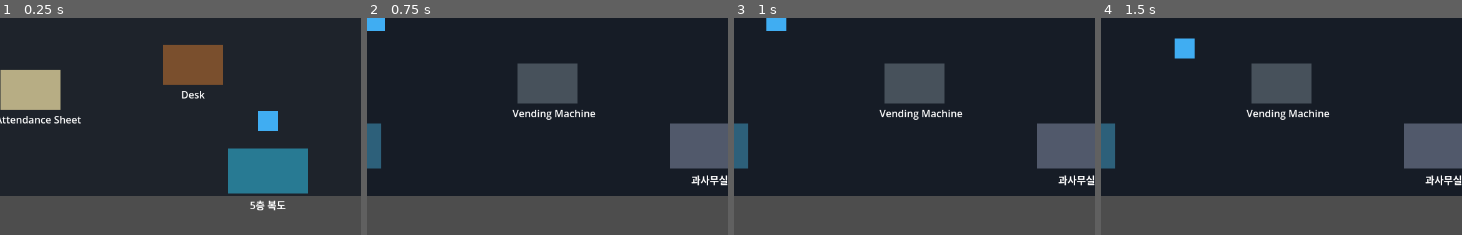
Above: before the commit, frames 1-4 (left to right).
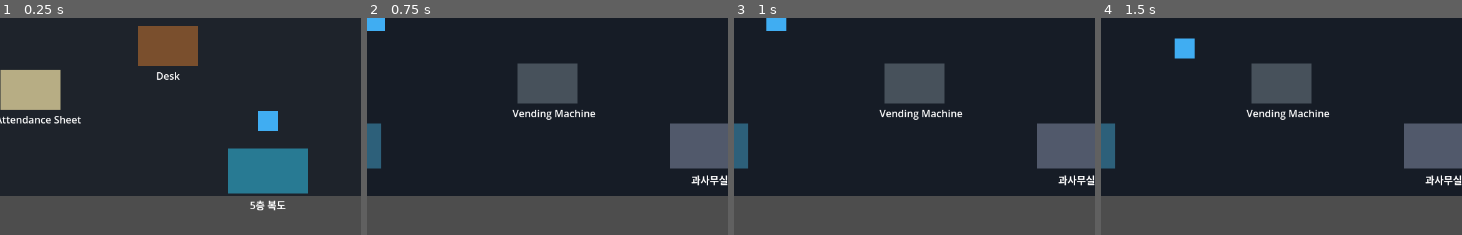
Above: after the commit, the same moments.

Repository: jeongiryang/3am-computer-science-mystery-room
Game: Godot game, scene res://scenes/main/Main.tscn
The game is run twice, just before and just after one commit, with the same random seed, the same clock (stepped at 60 frames per second) and the same inputs.
Inputs:
- Up to frame 1 (0.25 s): no input
- Up to frame 2 (0.75 s): tap Enter at 0.5 s; hold D (move_right) from 0.53 s (still down); hold E (interact) from 0.53 s (still down)
- Up to frame 3 (1 s): keep holding D (move_right); keep holding E (interact)
- Up to frame 4 (1.5 s): release D (move_right) at 1.28 s; release E (interact) at 1.28 s; hold S (move_down) from 1.28 s (still down); tap E (interact) at 1.35 s
The pictures show only the part of the screen within x 17-67%, y 49-99%; the shares and areas given below are measured in that part.

The runs differ from the first frame. In frame 1, 4.4% of the frame differs, in the area x 38-62%, y 3-38%; in frame 2, nothing differs; in frame 3, nothing differs; in frame 4, nothing differs.

Commit message:
[fix] 멀티룸 콘텐츠 - 조사 텍스트와 동선 QA 정리

Diff:
--- a/scenes/rooms/DepartmentOffice.tscn
+++ b/scenes/rooms/DepartmentOffice.tscn
@@ -58,7 +58,7 @@
 position = Vector2(380, 220)
 object_id = "office_notice_board"
 object_name = "Notice Board"
-inspection_text = "공지판에는 1층 실습실 예약표와 서버 점검 시간이 겹쳐 붙어 있다. 55110 예약 칸만 검은 펜으로 두 번 표시되어 있다."
+inspection_text = "공지판의 1층 실습실 예약표에서 55110 칸만 검은 펜으로 두 번 표시되어 있다."
 repeat_inspection_text = "공지판은 55110에서 후반 단서를 찾으라는 표시처럼 보인다."
 is_progress_clue = true
 state_key = "has_seen_office_notice_55110"
@@ -85,7 +85,7 @@
 visual_color = Color(0.16, 0.42, 0.56, 1)
 
 [node name="Phone" parent="Inspectables" instance=ExtResource("1_inspectable_object")]
-position = Vector2(300, 440)
+position = Vector2(300, 330)
 object_id = "office_phone"
 object_name = "Phone"
 inspection_text = "전화기 수화기에서 작은 잡음이 난다. 끊어진 안내 방송처럼 '1층... 실습실...'이라는 말만 반복된다."
--- a/scenes/rooms/Hallway5F.tscn
+++ b/scenes/rooms/Hallway5F.tscn
@@ -58,7 +58,7 @@
 position = Vector2(340, 220)
 object_id = "floor_map_5f"
 object_name = "5F Map"
-inspection_text = "5층 안내판에는 55516과 과사무실 방향이 흐릿하게 표시되어 있다. 과사무실 옆에는 누군가 붉은 펜으로 원을 그려 두었다."
+inspection_text = "5층 안내판에는 55516과 과사무실 방향이 표시되어 있다. 과사무실 옆에는 붉은 원이 그려져 있다."
 repeat_inspection_text = "안내판은 과사무실로 이어지는 동선을 계속 가리키고 있다."
 is_progress_clue = true
 state_key = "has_seen_hallway_floor_map"
@@ -68,7 +68,7 @@
 position = Vector2(940, 200)
 object_id = "hallway_cctv"
 object_name = "CCTV"
-inspection_text = "복도 CCTV의 작은 상태등이 일정한 간격으로 깜빡인다. 렌즈가 55516 문과 과사무실 문 사이만 반복해서 움직인다."
+inspection_text = "CCTV 렌즈가 55516 문과 과사무실 문 사이만 반복해서 움직인다."
 repeat_inspection_text = "CCTV는 같은 구간만 감시한다. 누군가 그 동선을 의도적으로 남긴 것 같다."
 is_progress_clue = true
 state_key = "has_seen_hallway_cctv"
--- a/scenes/rooms/MainBuildingLobby.tscn
+++ b/scenes/rooms/MainBuildingLobby.tscn
@@ -57,9 +57,9 @@
 [node name="BuildingGuide" parent="Inspectables" instance=ExtResource("1_inspectable_object")]
 position = Vector2(380, 220)
 object_id = "lobby_building_guide"
-object_name = "Building Guide"
-inspection_text = "중앙 안내판에는 서버실 위치가 검은 테이프로 가려져 있다. 테이프 가장자리 아래로 'restricted access' 문구가 보인다."
-repeat_inspection_text = "가려진 서버실 표시는 로비 오른쪽 제한 구역과 연결되어 있다."
+object_name = "Building Map"
+inspection_text = "중앙 안내도에서 서버실 위치는 검은 테이프로 가려져 있다."
+repeat_inspection_text = "가려진 서버실 표시는 로비 오른쪽 제한 구역과 이어진다."
 is_progress_clue = true
 state_key = "has_seen_lobby_building_guide"
 visual_color = Color(0.26, 0.34, 0.42, 1)
@@ -68,7 +68,7 @@
 position = Vector2(860, 380)
 object_id = "lobby_security_gate"
 object_name = "Security Gate"
-inspection_text = "출입 게이트에는 마지막 통과 기록이 03:00으로 고정되어 있다. 화면 하단에는 'SERVER ROOM REQUEST ACCEPTED'가 짧게 나타났다 사라진다."
+inspection_text = "출입 게이트의 마지막 통과 기록은 03:00이다. 화면에 'SERVER ROOM REQUEST ACCEPTED'가 뜬다."
 repeat_inspection_text = "보안 게이트는 서버실 접근 요청이 승인됐음을 보여 준다."
 is_progress_clue = true
 state_key = "has_seen_lobby_security_message"
--- a/scenes/rooms/Room55110.tscn
+++ b/scenes/rooms/Room55110.tscn
@@ -57,9 +57,9 @@
 [node name="OldComputer" parent="Inspectables" instance=ExtResource("1_inspectable_object")]
 position = Vector2(360, 250)
 object_id = "room55110_old_computer"
-object_name = "Old PC"
-inspection_text = "오래된 PC 화면에는 서버실 접근 로그 일부가 남아 있다. 승인 코드는 03:00에 생성됐고, 다음 확인 위치는 로비 보안 게이트로 표시된다."
-repeat_inspection_text = "PC의 서버실 접근 로그는 로비 보안 게이트 확인으로 이어진다."
+object_name = "Practice PC"
+inspection_text = "실습용 PC에는 서버실 접근 로그 일부가 남아 있다. 다음 확인 위치는 로비 보안 게이트로 표시된다."
+repeat_inspection_text = "실습용 PC의 로그는 로비 보안 게이트 확인으로 이어진다."
 is_progress_clue = true
 state_key = "has_seen_55110_hint"
 visual_color = Color(0.12, 0.48, 0.62, 1)
@@ -68,8 +68,8 @@
 position = Vector2(760, 150)
 object_id = "room55110_whiteboard"
 object_name = "Whiteboard"
-inspection_text = "화이트보드에는 지워지다 만 강의실 번호와 시간표가 겹쳐 보인다. 0300이라는 숫자 아래에 'door test'라는 글자가 남아 있다."
-repeat_inspection_text = "화이트보드의 0300은 기존 출입문 비밀번호 단서와 맞물린다."
+inspection_text = "화이트보드에는 03:00이라는 시간과 'door test'라는 글자가 희미하게 남아 있다."
+repeat_inspection_text = "화이트보드의 03:00 표기는 출입문 장치와 맞물린다."
 is_progress_clue = true
 state_key = "has_seen_55110_password_hint"
 visual_color = Color(0.62, 0.64, 0.62, 1)
@@ -91,11 +91,11 @@
 visual_color = Color(0.7, 0.58, 0.18, 1)
 
 [node name="OldAssignmentPaper" parent="Inspectables" instance=ExtResource("1_inspectable_object")]
-position = Vector2(290, 440)
+position = Vector2(300, 360)
 object_id = "room55110_assignment_paper"
 object_name = "Old Assignment"
 inspection_text = "과제지에는 '출입 로그는 강의실보다 로비 보안 시스템을 우선 확인'이라는 문장이 밑줄쳐져 있다."
-repeat_inspection_text = "과제지는 로비 보안 시스템 확인을 다음 단계로 제시한다."
+repeat_inspection_text = "과제지는 로비 보안 시스템을 다음 단계로 제시한다."
 is_progress_clue = true
 state_key = "has_seen_55110_assignment_hint"
 visual_color = Color(0.68, 0.64, 0.48, 1)
--- a/scenes/rooms/Room55516.tscn
+++ b/scenes/rooms/Room55516.tscn
@@ -58,8 +58,8 @@
 position = Vector2(320, 220)
 object_id = "computer"
 object_name = "Computer"
-inspection_text = "모니터에는 새벽 3시 00분에 실행된 알 수 없는 로그가 남아 있다. 로그 끝에는 '5F corridor route opened'라는 문장이 깜빡인다."
-repeat_inspection_text = "새벽 3시 실행 로그는 여전히 남아 있다. 5층 복도를 확인해야 할 것 같다."
+inspection_text = "모니터에는 새벽 3시 실행 로그가 남아 있다. 끝줄에는 5층 복도 경로가 열렸다고 적혀 있다."
+repeat_inspection_text = "새벽 3시 로그는 5층 복도를 확인하라고 가리킨다."
 is_progress_clue = true
 state_key = "has_seen_55516_log"
 visual_color = Color(0.18, 0.43, 0.78, 1)
@@ -75,11 +75,11 @@
 visual_color = Color(0.08, 0.36, 0.22, 1)
 
 [node name="Desk" parent="Inspectables" instance=ExtResource("1_inspectable_object")]
-position = Vector2(520, 430)
+position = Vector2(480, 400)
 object_id = "desk"
 object_name = "Desk"
 inspection_text = "책상 위에는 구겨진 메모 조각이 놓여 있다. '과사무실 프린터에서 출입 기록 확인'이라고 적혀 있다."
-repeat_inspection_text = "메모는 과사무실 프린터와 출입 기록을 확인하라는 단서로 보인다."
+repeat_inspection_text = "메모는 과사무실 프린터를 다시 확인하라고 말한다."
 is_progress_clue = true
 state_key = "has_seen_55516_desk_memo"
 visual_color = Color(0.48, 0.31, 0.18, 1)
--- a/scenes/rooms/ServerRoom.tscn
+++ b/scenes/rooms/ServerRoom.tscn
@@ -60,8 +60,8 @@
 position = Vector2(500, 300)
 object_id = "server_room_rack"
 object_name = "Server Rack"
-inspection_text = "서버랙의 상태등은 모두 정상처럼 보이지만, 팬 소리는 지나치게 낮게 울린다. 55516과 55110 로그가 같은 줄에서 반복된다."
-repeat_inspection_text = "서버랙은 55516과 55110의 기록을 계속 동기화하고 있다."
+inspection_text = "서버랙 상태등은 정상처럼 보인다. 55516과 55110 로그가 같은 줄에서 반복된다."
+repeat_inspection_text = "서버랙은 두 실습실 기록을 계속 동기화한다."
 is_progress_clue = true
 state_key = "has_seen_server_rack_link"
 visual_color = Color(0.08, 0.34, 0.44, 1)
@@ -77,10 +77,10 @@
 visual_color = Color(0.14, 0.54, 0.62, 1)
 
 [node name="AccessTerminal" parent="Inspectables" instance=ExtResource("1_inspectable_object")]
-position = Vector2(340, 430)
+position = Vector2(390, 380)
 object_id = "server_room_access_terminal"
 object_name = "Access Terminal"
-inspection_text = "접근 단말에는 로비 보안 게이트에서 승인된 요청이 대기 중이다. 실행 시간은 03:00으로 고정되어 있다."
+inspection_text = "접근 단말에는 로비에서 승인된 요청이 대기 중이다. 실행 시간은 03:00으로 고정되어 있다."
 repeat_inspection_text = "접근 단말의 승인 요청은 아직 닫히지 않았다."
 is_progress_clue = true
 state_key = "has_seen_server_terminal"
@@ -90,7 +90,7 @@
 position = Vector2(650, 460)
 object_id = "server_room_cooling_fan"
 object_name = "Cooling Fan"
-inspection_text = "냉각 팬은 일정한 박자로 회전한다. 소리는 공포스럽기보다 너무 정확해서 불편하다."
+inspection_text = "냉각 팬은 일정한 박자로 회전한다. 너무 정확한 소리가 오히려 불편하다."
 visual_color = Color(0.2, 0.24, 0.28, 1)
 
 [node name="SystemMonitor" parent="Inspectables" instance=ExtResource("1_inspectable_object")]
--- a/scenes/rooms/Stairwell.tscn
+++ b/scenes/rooms/Stairwell.tscn
@@ -63,7 +63,7 @@
 position = Vector2(640, 180)
 object_id = "stairwell_emergency_light"
 object_name = "Emergency Light"
-inspection_text = "비상등은 정상적으로 켜져 있지만, 주변 공기는 유난히 차갑다. 아래층에서 컴퓨터 부팅음 같은 짧은 전자음이 올라온다."
+inspection_text = "비상등 아래로 차가운 공기가 흐른다. 아래층에서 짧은 컴퓨터 부팅음이 올라온다."
 repeat_inspection_text = "전자음은 1층 방향에서 들린다."
 state_key = "has_heard_stairwell_boot_sound"
 visual_color = Color(0.62, 0.12, 0.12, 1)
@@ -86,11 +86,11 @@
 visual_color = Color(0.1, 0.26, 0.34, 1)
 
 [node name="EmergencyDoor" parent="Inspectables" instance=ExtResource("1_inspectable_object")]
-position = Vector2(1040, 360)
+position = Vector2(1040, 430)
 object_id = "stairwell_emergency_door"
 object_name = "Emergency Door"
-inspection_text = "비상문 손잡이는 차갑다. 문 옆 안내판에는 '심야 출입 기록은 1층 단말에서 확인'이라고 적혀 있다."
-repeat_inspection_text = "비상문 안내판은 1층 단말 확인을 가리킨다."
+inspection_text = "비상문 손잡이는 차갑다. 옆 안내판에는 '심야 기록은 1층 단말 확인'이라고 적혀 있다."
+repeat_inspection_text = "안내판은 1층 단말을 확인하라고 가리킨다."
 is_progress_clue = true
 state_key = "has_seen_stairwell_emergency_door_hint"
 visual_color = Color(0.44, 0.22, 0.18, 1)
Not shown, added: docs/ai-simulation-logs/0025-multiroom-content-qa-polish.md
